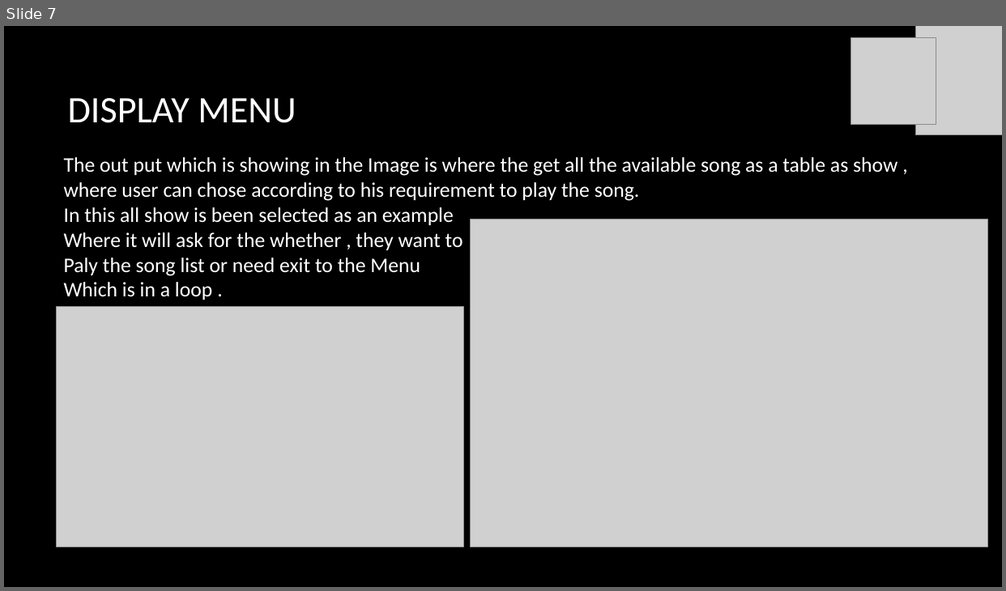
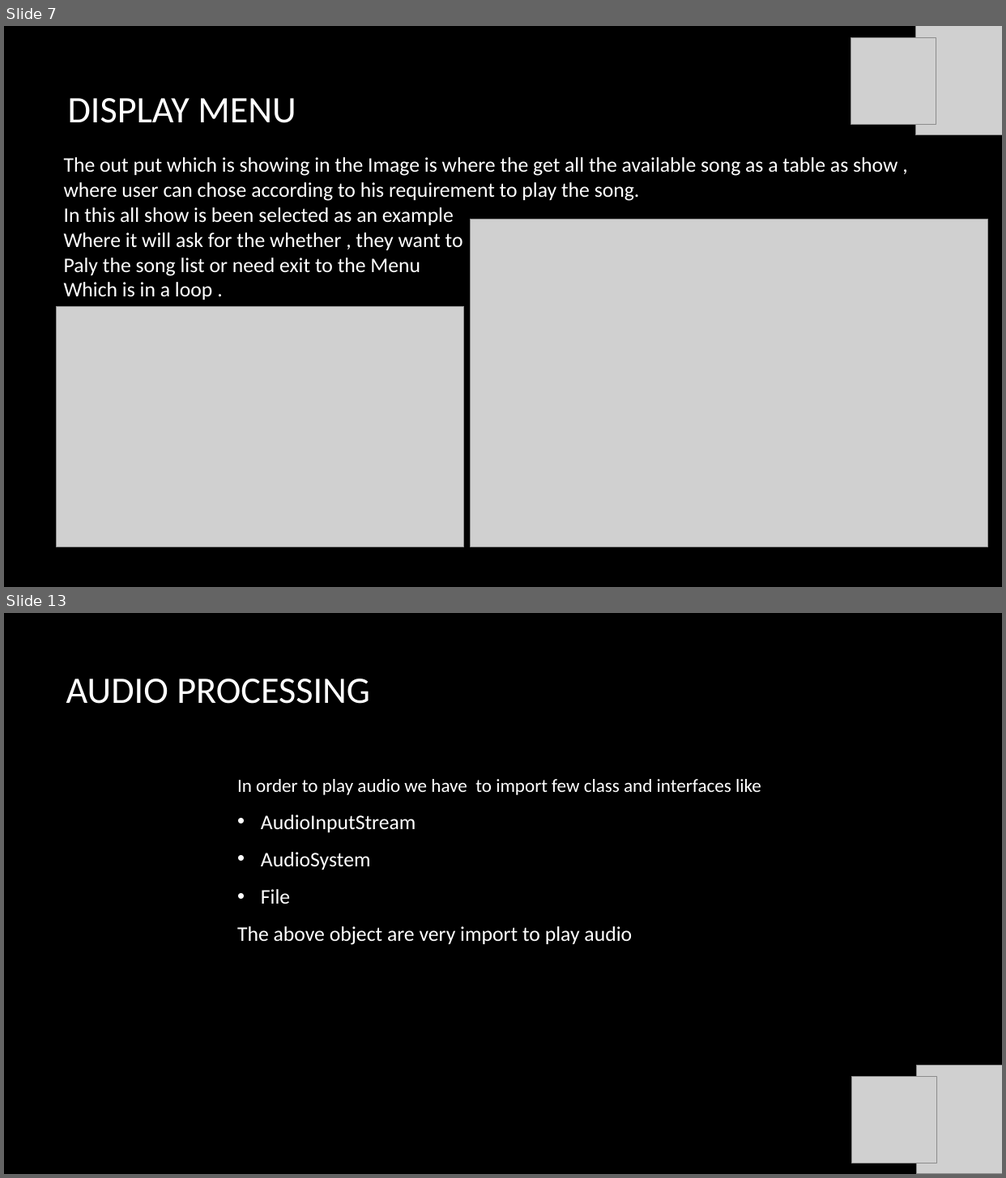
Before and after one commit to Selvam-ks/JukeBox, a slide deck: lib/Welcome to Jukebox.pptx. Shown one above the other, each under a label of ours: slide 7 before the commit, slides 7 and 13 after it; the slides between them are not shown. The pictures are 1006x591 and 1006x1178 pixels, drawn with LibreOffice and Linux fonts; fonts in the diff are those of the drawing; grey boxes stand for pictures; background and template pictures are left out. Boxes give left, top, right and bottom in pixels: in the first picture for what was removed or moved away, otherwise in the second. Text is boxed around its words. In the diff, an @@ line names an element or a change of style, - is before the commit and + after.

```diff
--- a/lib/Welcome to Jukebox.pptx
+++ b/lib/Welcome to Jukebox.pptx
@@ slide 13 added at <box>4,613,1002,1174</box>, background picture (left out) @@
@@ title added at <box>66,679,370,704</box>, 36 pt, text #FFFFFF @@
+AUDIO PROCESSING
@@ text added at <box>237,779,761,945</box>, 20 pt, text #FFFFFF @@
+In order to play audio we have to import few class and interfaces like
+• AudioInputStream
+• AudioSystem
+• File
+The above object are very import to play audio
@@ picture added at <box>917,1065,1002,1174</box> @@
@@ picture added at <box>851,1077,937,1164</box> @@
```
Also in this commit, not shown: 1 slide changed, 7 other slides added, 1 slide removed, 11 other files.
